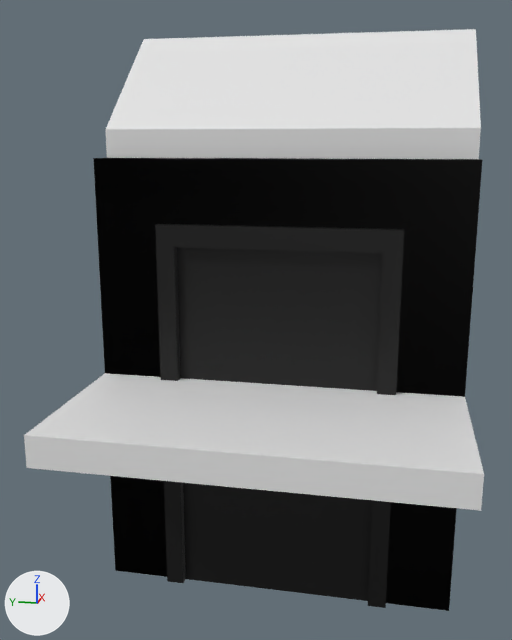
One commit to the FBX model Assets/Models/HallwayTileset.fbx: the scene before it, then after it.
One viewpoint serves both versions: a camera (50 mm lens) standing at (-4.67, -0.77, 1.69) and looking at (0.6, 0.28, 0.37). Arrows for +X, +Y and +Z are at lower left; the lights stay in place. The older version comes first. Where no turn or scale is listed for an object, it has been applied to the vertices.

The older version as bpy lines, for what is in view:
```python
me_cube_016 = bpy.data.meshes.new('Cube.016')
me_cube_016.from_pydata(...)  # 20 vertices, 18 faces; spans x -1.25..1.25, y -1.25..1.25, z -0.1..0.8
me_cube_025 = bpy.data.meshes.new('Cube.025')
me_cube_025.from_pydata(...)  # 30 vertices, 28 faces; spans x -0.1..0.16, y -1.25..1.25, z -1.5..1.61
# faces by material slot: [1, 27]
me_cube_025.materials.append(mat_wallpaper)  # white #e7e7e7
me_cube_025.materials.append(mat_sliding)  # black #000000
me_cube_026 = bpy.data.meshes.new('Cube.026')
me_cube_026.from_pydata(...)  # 66 vertices, 48 faces; spans x -0.16..0.16, y -1.25..1.25, z -1.5..1.61
# faces by material slot: [1, 47]
me_cube_026.materials.append(mat_wallpaper)  # white #e7e7e7
me_cube_026.materials.append(mat_sliding)  # black #000000
# before: 1 (-0.1, -1.25, 1.61) at pixel (482, 159), 3 (-0.1, 1.25, 1.61) at pixel (93, 158), 9 (-0.1, -1.25, 1.35) at pixel (479, 203), 10 (-0.1, 1.25, 1.35) at pixel (95, 197)
ob_roof = bpy.data.objects.new('Roof', me_cube_016)
ob_roof.location = (1.376, 0.0, 1.701)
ob_wall = bpy.data.objects.new('Wall', me_cube_025)
ob_wall.location = (0.0, 0.0, 0.0)
ob_wallwithdoor = bpy.data.objects.new('WallWithDoor', me_cube_026)
ob_wallwithdoor.location = (0.0, 0.0, 0.0)
# also in view: 'Floor' at (0.0, 0.0, 0.0)
```
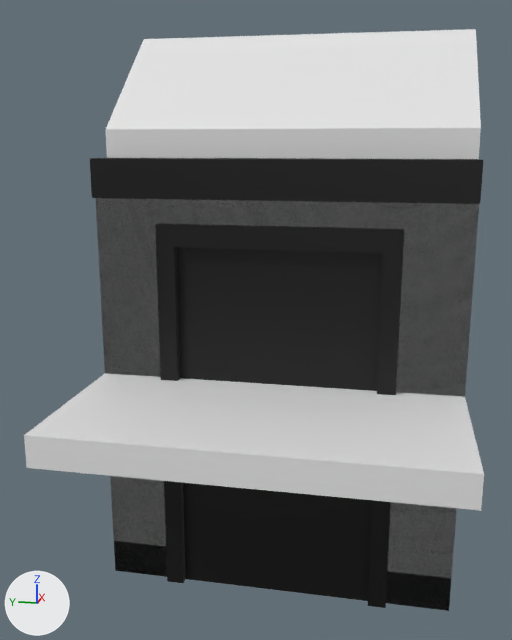
Changed parts and their boxes (x1, y1, x2, y2) in the pictures (512 x 640 px):
'WallWithDoor', reshaped: before (96, 158, 481, 610); after (90, 158, 483, 608)
part 1 of me_cube_026, built on (black): after (90, 158, 483, 204)
part 2 of me_cube_026, recoloured (black to white): (96, 198, 479, 578) in both

The change, as a list of edits to the scene's bpy script:
```text
Add mat_material_004:
    mat_material_004 = principled_material('Material.004')
    mat_material_004.base_color = (0.8, 0.8, 0.8)  # white #e7e7e7
Change me_cube_026:
    used by ob_wallwithdoor; location = (0.0, 0.0, 0.0)
    verts and faces of me_cube_026; kept vertices keep their numbers, new ones are numbered from 66
    remove me_cube_026.from_pydata(...)  # 66 vertices, 48 faces; spans x -0.16..0.16, y -1.25..1.25, z -1.5..1.61
    add me_cube_026.from_pydata(...)  # 70 vertices, 52 faces; spans x -0.16..0.16, y -1.25..1.25, z -1.5..1.61
    me_cube_026 part 1
    add delete_faces([(1, 3, 10, 9)])
    add for new, old in zip([*range(66, 70)], [1, 3, 9, 10]): verts[new] = verts[old] + (-0.06, 0.0, 0.0)
    add faces += [(9, 68, 69, 10), (66, 67, 69, 68), (3, 10, 69, 67), (1, 66, 68, 9), (1, 3, 67, 66)]  # mat_sliding (black #000000)
    me_cube_026 part 2: 1 face spanning x -0.1, y -1.25..1.25, z -1.24..1.35 switches from mat_sliding (black #000000) to mat_material_004 (white #e7e7e7)
    add me_cube_026.materials.append(mat_material_004)  # white #e7e7e7
```
